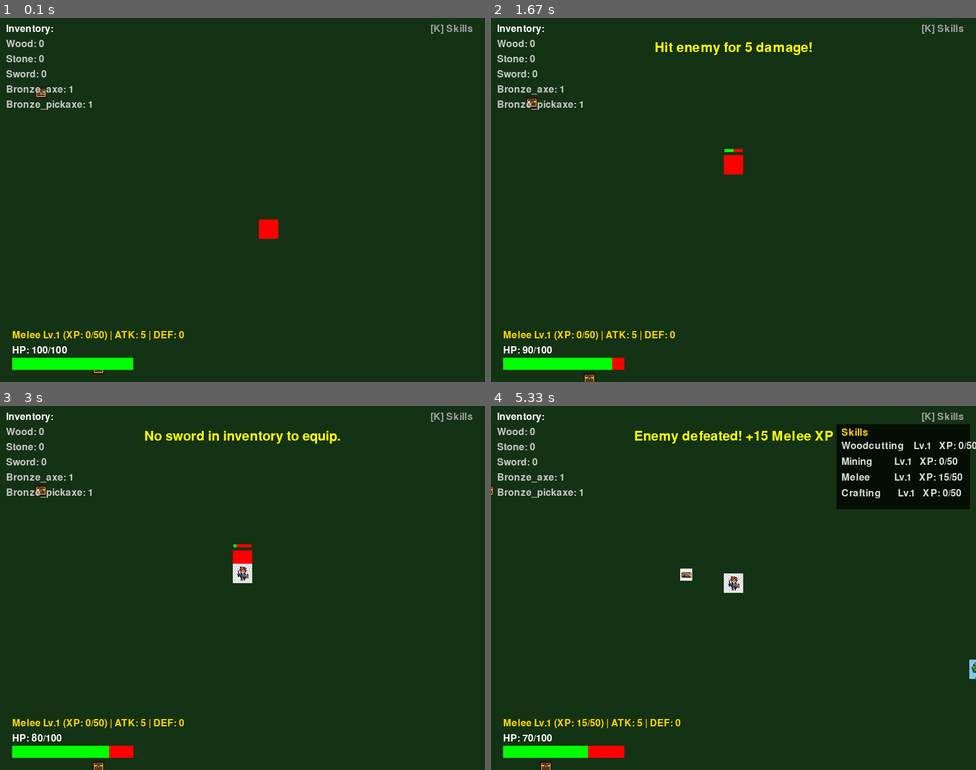
Above: before the commit, frames 1-4 (two rows, left to right).
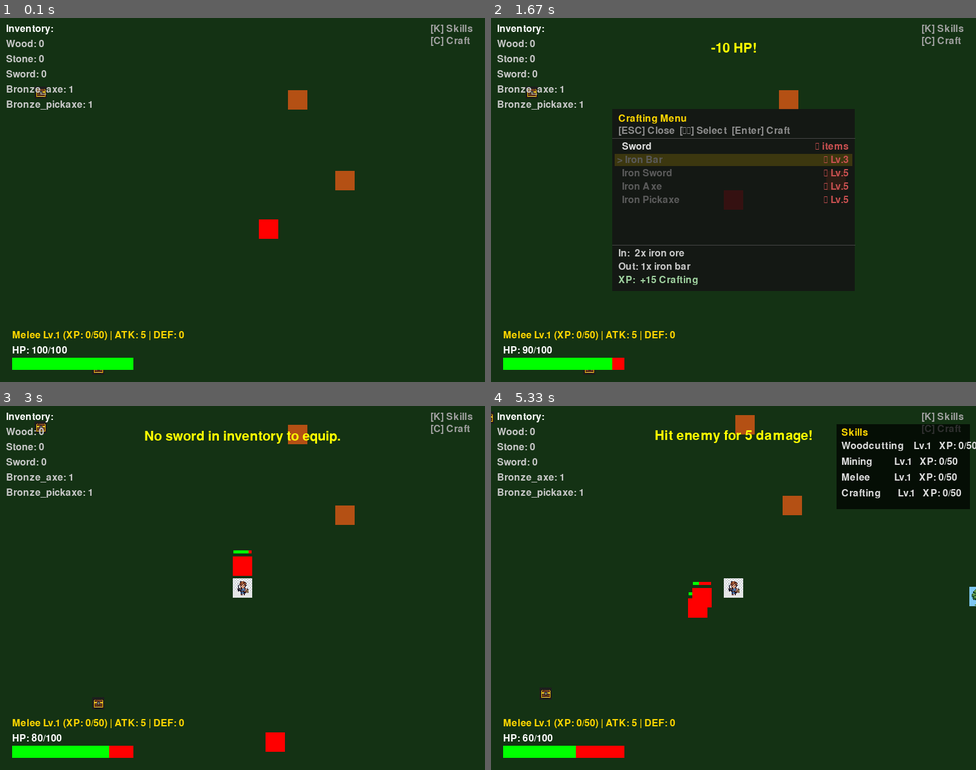
Above: after the commit, the same moments.

Repository: jacobziemba-dev/my-pygame-rpg
Game: pygame game, started from main.py
Same seed, same stepped clock (60 frames per second), same inputs: the game is played once before the commit and once after it.
Inputs:
- Up to frame 1 (0.1 s): no input
- Up to frame 2 (1.67 s): tap C at 0.33 s; tap Enter at 0.67 s; hold Up 1-1.47 s; tap Space at 1.07, 1.37, 1.57 s; hold Down from 1.5 s (still down)
- Up to frame 3 (3 s): release Down at 1.8 s; tap Enter at 1.83, 2.97 s; hold Up 2.17-2.53 s; tap Space at 2.23, 2.63 s; hold Esc 2.57-2.93 s; hold Down 2.57-2.93 s
- Up to frame 4 (5.33 s): hold Down 3.3-3.67 s; tap Space at 3.37, 3.77, 4.07, 4.27, 4.57, 4.77, 5.1 s; hold Left 3.7-4.17 s; hold Right 4.2-4.67 s; tap K at 4.35 s; hold Up 4.7-5 s; hold Right from 5.03 s (still down)

The runs differ from the first frame. In frame 1, 0.5% of the frame differs, in the area x 59-97%, y 5-48%; in frame 2, 26%, in the area x 7-97%, y 5-100%; in frame 3, 1.3%; in frame 4, 2.6%.

Commit message:
Add crafting system, iron nodes & crafting UI
Introduce a basic crafting system and UI flow: add RECIPES and a level-gated Inventory.craft(recipe, level) that consumes inputs, produces outputs, and returns XP/messages. Implement a centered Crafting Menu in UIManager (toggle C, navigate ↑/↓, confirm Enter, close ESC) with recipe details and selection state; UI blocks player updates while open. Spawn new iron_rock resource nodes and add iron_rock coloring in ResourceNode; wire up game input in GameManager to handle crafting menu navigation, crafting actions, and equip priority for iron_sword. Adjust Player.get_attack to grant +10 when iron_sword is equipped. Update TODO.md to reflect v1.0 status and mark v0.9 skill tasks complete.

Diff:
--- a/src/game_manager.py
+++ b/src/game_manager.py
@@ -8,6 +8,7 @@
 from src.camera import Camera
 from src.save_manager import SaveManager
 from src.action_manager import ActionManager
+from src.inventory import RECIPES
 
 class GameManager:
     def __init__(self):
@@ -44,6 +45,11 @@
             ry = random.randint(50, 2350)
             self.resources.append(ResourceNode(rx, ry, "rock", 35, "pickaxe", "stone", hp=3, respawn_time=20000))
 
+        for _ in range(8):
+            rx = random.randint(50, 2350)
+            ry = random.randint(50, 2350)
+            self.resources.append(ResourceNode(rx, ry, "iron_rock", 50, "pickaxe", "iron_ore", hp=3, respawn_time=30000))
+
         for _ in range(5):
             rx = random.randint(50, 2350)
             ry = random.randint(50, 2350)
@@ -69,6 +75,23 @@
             if event.type == pygame.QUIT:
                 self.running = False
             elif event.type == pygame.KEYDOWN:
+                # Crafting menu consumes input when open
+                if self.ui.show_crafting:
+                    if event.key == pygame.K_ESCAPE or event.key == pygame.K_c:
+                        self.ui.show_crafting = False
+                    elif event.key == pygame.K_UP:
+                        self.ui.crafting_index = max(0, self.ui.crafting_index - 1)
+                    elif event.key == pygame.K_DOWN:
+                        self.ui.crafting_index = min(len(RECIPES) - 1, self.ui.crafting_index + 1)
+                    elif event.key == pygame.K_RETURN:
+                        recipe = RECIPES[self.ui.crafting_index]
+                        success, result = self.player.inventory.craft(recipe["name"], self.player.skills.crafting.level)
+                        if success:
+                            self.player.skills.gain_xp("crafting", result)
+                            self.ui.show_message(f"{recipe['label']} crafted! (+{result} Crafting XP)")
+                        else:
+                            self.ui.show_message(result)
+                    continue
                 if event.key == pygame.K_e:
                     # Collect resource or start action
                     for item in self.resources[:]:
@@ -96,14 +119,12 @@
                     else:
                         self.ui.show_message("No Save File found.")
                 elif event.key == pygame.K_c:
-                    # Craft sword
-                    if self.player.inventory.craft("sword"):
-                        self.player.skills.gain_xp("crafting", 10)
-                        self.ui.show_message("Success! Sword crafted. (+10 Crafting XP)")
-                    else:
-                        self.ui.show_message("Failed to craft sword. Need 1 wood and 1 stone.")
+                    self.ui.show_crafting = True
+                    self.ui.crafting_index = 0
                 elif event.key == pygame.K_RETURN:
-                    if self.player.equip("sword"):
+                    if self.player.equip("iron_sword"):
+                        self.ui.show_message("Iron Sword equipped! Attack +10")
+                    elif self.player.equip("sword"):
                         self.ui.show_message("Sword equipped! Attack +5")
                     else:
                         self.ui.show_message("No sword in inventory to equip.")
@@ -132,7 +153,8 @@
 
     def update(self):
         if self.player.hp > 0:
-            self.player.update()
+            if not self.ui.show_crafting:
+                self.player.update()
 
             # Action Manager Ticks (once per 1000ms)
             current_time = pygame.time.get_ticks()
--- a/src/inventory.py
+++ b/src/inventory.py
@@ -1,3 +1,12 @@
+RECIPES = [
+    {"name": "sword",        "label": "Sword",        "inputs": {"wood": 1, "stone": 1}, "outputs": {"sword": 1},        "min_level": 1, "xp": 10},
+    {"name": "iron_bar",     "label": "Iron Bar",     "inputs": {"iron_ore": 2},          "outputs": {"iron_bar": 1},     "min_level": 3, "xp": 15},
+    {"name": "iron_sword",   "label": "Iron Sword",   "inputs": {"iron_bar": 2},          "outputs": {"iron_sword": 1},   "min_level": 5, "xp": 25},
+    {"name": "iron_axe",     "label": "Iron Axe",     "inputs": {"iron_bar": 2},          "outputs": {"iron_axe": 1},     "min_level": 5, "xp": 20},
+    {"name": "iron_pickaxe", "label": "Iron Pickaxe", "inputs": {"iron_bar": 2},          "outputs": {"iron_pickaxe": 1}, "min_level": 5, "xp": 20},
+]
+
+
 class Inventory:
     def __init__(self):
         self.items = {
@@ -18,11 +27,17 @@
             return True
         return False
 
-    def craft(self, recipe_name):
-        if recipe_name == "sword":
-            if self.items.get("wood", 0) >= 1 and self.items.get("stone", 0) >= 1:
-                self.remove_item("wood", 1)
-                self.remove_item("stone", 1)
-                self.add_item("sword", 1)
-                return True
-        return False
+    def craft(self, recipe_name, crafting_level=1):
+        recipe = next((r for r in RECIPES if r["name"] == recipe_name), None)
+        if not recipe:
+            return False, "Unknown recipe."
+        if crafting_level < recipe["min_level"]:
+            return False, f"Requires Crafting Lv.{recipe['min_level']}."
+        for item, amount in recipe["inputs"].items():
+            if self.items.get(item, 0) < amount:
+                return False, f"Need {amount} {item.replace('_', ' ')}."
+        for item, amount in recipe["inputs"].items():
+            self.remove_item(item, amount)
+        for item, amount in recipe["outputs"].items():
+            self.add_item(item, amount)
+        return True, recipe["xp"]
--- a/src/player.py
+++ b/src/player.py
@@ -84,7 +84,9 @@
 
     def get_attack(self):
         attack = self.base_attack
-        if "sword" in self.equipped_items:
+        if "iron_sword" in self.equipped_items:
+            attack += 10
+        elif "sword" in self.equipped_items:
             attack += 5
         return attack
 
--- a/src/resource_node.py
+++ b/src/resource_node.py
@@ -23,7 +23,12 @@
             except pygame.error:
                 pass
 
-        self.active_color = (0, 200, 0) if node_type == "tree" else (150, 150, 150)
+        if node_type == "tree":
+            self.active_color = (0, 200, 0)
+        elif node_type == "iron_rock":
+            self.active_color = (180, 80, 20)
+        else:
+            self.active_color = (150, 150, 150)
         self.dead_color = (100, 100, 100)
 
     def update(self):
--- a/src/ui.py
+++ b/src/ui.py
@@ -11,6 +11,8 @@
         self.message_timer = 0
         self.message_duration = 3000 # 3 seconds in ms
         self.show_skills = False
+        self.show_crafting = False
+        self.crafting_index = 0
 
     def show_message(self, text):
         self.message = text
@@ -53,19 +55,73 @@
         hp_text = self.font.render(f"HP: {self.player.hp}/{self.player.max_hp}", True, (255, 255, 255))
         surface.blit(hp_text, (hp_x, hp_y - 20))
 
-        # Draw Skills panel hint
+        # Draw panel hints (top-right)
         hint_surf = self.font.render("[K] Skills", True, (160, 160, 160))
         surface.blit(hint_surf, (surface.get_width() - 90, 10))
+        hint2_surf = self.font.render("[C] Craft", True, (160, 160, 160))
+        surface.blit(hint2_surf, (surface.get_width() - 90, 30))
 
-        # Draw Skills overlay
+        # Draw overlays
         if self.show_skills:
             self._draw_skills_panel(surface)
+        if self.show_crafting:
+            self._draw_crafting_menu(surface)
 
         # Draw Message
         if self.message:
             msg_surf = self.large_font.render(self.message, True, (255, 255, 0))
             msg_rect = msg_surf.get_rect(center=(surface.get_width() // 2, 50))
             surface.blit(msg_surf, msg_rect)
+
+    def _draw_crafting_menu(self, surface):
+        from src.inventory import RECIPES
+        panel_w, panel_h = 400, 300
+        panel_x = (surface.get_width() - panel_w) // 2
+        panel_y = (surface.get_height() - panel_h) // 2
+
+        panel = pygame.Surface((panel_w, panel_h), pygame.SRCALPHA)
+        panel.fill((20, 20, 20, 220))
+        surface.blit(panel, (panel_x, panel_y))
+
+        # Header
+        title = self.font.render("Crafting Menu", True, (255, 215, 0))
+        surface.blit(title, (panel_x + 10, panel_y + 8))
+        controls = self.font.render("[ESC] Close  [↑↓] Select  [Enter] Craft", True, (140, 140, 140))
+        surface.blit(controls, (panel_x + 10, panel_y + 28))
+        pygame.draw.line(surface, (70, 70, 70), (panel_x, panel_y + 48), (panel_x + panel_w, panel_y + 48))
+
+        crafting_level = self.player.skills.crafting.level
+
+        # Recipe list
+        list_top = panel_y + 54
+        for i, recipe in enumerate(RECIPES):
+            row_y = list_top + i * 22
+            if row_y > panel_y + panel_h - 86:
+                break
+            can_level = crafting_level >= recipe["min_level"]
+            can_items = all(self.player.inventory.items.get(k, 0) >= v for k, v in recipe["inputs"].items())
+
+            if i == self.crafting_index:
+                pygame.draw.rect(surface, (60, 55, 15), (panel_x + 4, row_y - 2, panel_w - 8, 20))
+
+            name_color = (220, 220, 220) if can_level else (90, 90, 90)
+            status = "✓" if (can_level and can_items) else ("✗ Lv." + str(recipe["min_level"]) if not can_level else "✗ items")
+            status_color = (80, 200, 80) if (can_level and can_items) else (200, 80, 80)
+
+            label = f"{'>' if i == self.crafting_index else ' '} {recipe['label']}"
+            surface.blit(self.font.render(label, True, name_color), (panel_x + 8, row_y))
+            status_surf = self.font.render(status, True, status_color)
+            surface.blit(status_surf, (panel_x + panel_w - status_surf.get_width() - 10, row_y))
+
+        # Detail section
+        pygame.draw.line(surface, (70, 70, 70), (panel_x, panel_y + panel_h - 76), (panel_x + panel_w, panel_y + panel_h - 76))
+        if 0 <= self.crafting_index < len(RECIPES):
+            r = RECIPES[self.crafting_index]
+            inputs_str = ",  ".join(f"{v}x {k.replace('_', ' ')}" for k, v in r["inputs"].items())
+            outputs_str = ",  ".join(f"{v}x {k.replace('_', ' ')}" for k, v in r["outputs"].items())
+            surface.blit(self.font.render(f"In:  {inputs_str}", True, (200, 200, 200)), (panel_x + 10, panel_y + panel_h - 70))
+            surface.blit(self.font.render(f"Out: {outputs_str}", True, (200, 200, 200)), (panel_x + 10, panel_y + panel_h - 48))
+            surface.blit(self.font.render(f"XP:  +{r['xp']} Crafting", True, (160, 210, 160)), (panel_x + 10, panel_y + panel_h - 26))
 
     def _draw_skills_panel(self, surface):
         panel_w, panel_h = 220, 140
Not shown, changed: TODO.md
